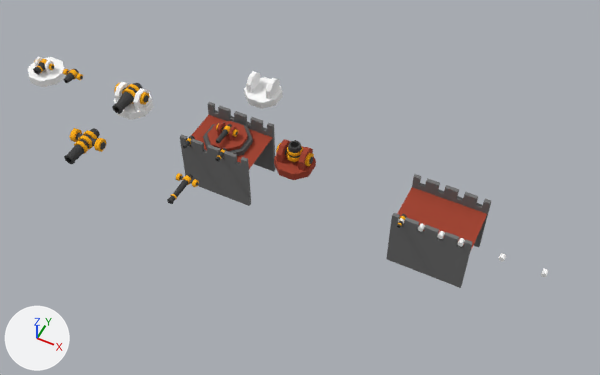
What one commit did to the Blender file Models/Turrets.blend.
Before and after are seen from a camera (50 mm lens) standing at (8.78, -13.26, 15.79) and looking at (2.38, -0.47, -0.19). The lights are fixed; the arrows at lower left show +X, +Y and +Z. The picture after the commit comes second.

Names of what the first picture shows: 'HeavyCannon2', 'HeavyCannon3', 'HeavyLafette', 'HeavyLafette.001', 'Lafette_', 'LightLafette', 'LightLafette.001', 'Mortar', 'Wall.001', 'Wall.004', 'WallCannon1', 'WallCannon2' and 8 more.
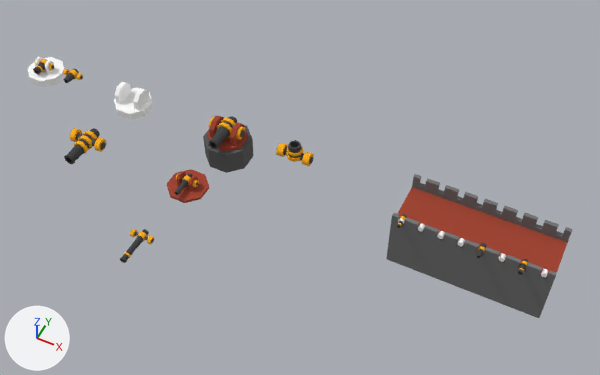
Boxes (x1, y1, x2, y2) around the edits, measured in the pictures (600 x 375 px):
'Wall.004', moved: before (180, 102, 276, 206); after (461, 201, 573, 318)
'LightLafette', moved: before (207, 121, 248, 151); after (167, 169, 209, 203)
'HeavyLafette', reshaped, moved (10% shorter): before (274, 139, 316, 180); after (207, 115, 248, 152)
'HeavyCannon2', moved: before (112, 83, 149, 114); after (209, 116, 245, 150)
'Lafette_', deleted: before (244, 71, 283, 109)
'LongCannon2', moved: before (167, 173, 199, 204); after (120, 229, 154, 263)
'Mortar', moved: (276, 140, 314, 166) in both
'LongCannon1', moved: before (216, 123, 238, 144); after (175, 173, 199, 195)
'WallCannon2', moved: before (215, 148, 227, 162); after (518, 258, 528, 275)
'WallCannon1', moved: before (183, 136, 195, 148); after (477, 243, 487, 258)
part 1 of me_cylinder_015, cut back: before (274, 141, 316, 180); after (207, 117, 248, 152)
'BASE', unchanged, uncovered by the edit: before (203, 120, 253, 156); after (203, 126, 253, 173)

Edits to the bpy script that builds the scene:
```text
Change me_cylinder_015:
    used by ob_heavylafette; parent = ob_base; location = (2.0, 0.0, 0.0)
    verts and faces of me_cylinder_015; kept vertices keep their numbers, new ones are numbered from 40
    before: 0 (-0.207, 0.499, 0.026), 2 (0.207, 0.499, 0.026), 4 (0.499, 0.207, 0.026) at pixel (315, 166), 6 (0.499, -0.207, 0.026) at pixel (308, 176), 8 (0.207, -0.499, 0.026) at pixel (293, 180)
    before: 10 (-0.207, -0.499, 0.026) at pixel (278, 175), 12 (-0.499, -0.207, 0.026) at pixel (274, 163), 14 (-0.499, 0.207, 0.026), 18 (-0.375, 0.277, 0.15), 19 (0.375, 0.277, 0.15)
    before: 20 (-0.243, 0.277, 0.15), 21 (0.243, 0.277, 0.15), 24 (-0.375, -0.277, 0.15), 25 (0.375, -0.277, 0.15) at pixel (303, 173), 32 (0.243, -0.277, 0.15)
    before: 33 (-0.243, -0.277, 0.15)
    remove me_cylinder_015.from_pydata(...)  # 40 vertices, 23 faces; spans x -0.499..0.499, y -0.499..0.499, z 0.026..0.702
    add me_cylinder_015.from_pydata(...)  # 40 vertices, 26 faces; spans x -0.499..0.499, y -0.499..0.499, z 0.159..0.702
    me_cylinder_015 part 1
    add for i in [0, 2, 4, 6, 8, 10, 12, 14]: verts[i] += (0.0, 0.0, 0.133)
    add for i in [*range(18, 22), 24, 25, 32, 33]: verts[i] += (0.0, 0.0, 0.098)
    add faces += [(19, 25, 32, 21), (18, 20, 33, 24), (0, 2, 4, 6, 8, 10, 12, 14)]
Change ob_heavycannon2:
    ob_heavycannon2.location: (-3.0, 0.0, 0.5) -> (0.0, 0.0, 0.5)
Change ob_mortar:
    ob_mortar.location: (2.0, 0.0, 0.425) -> (4.0, 0.0, 0.425)
Change ob_lightlafette:
    ob_lightlafette.location: (0.0, 0.0, 0.0) -> (0.0, -2.0, 0.0)
Remove ob_lafette:
    ob_lafette = bpy.data.objects.new('Lafette_', me_cylinder_006)
    ob_lafette.parent = ob_base
    ob_lafette.location = (0.0, 2.0, 0.0)
Change ob_heavylafette:
    ob_heavylafette.location: (2.0, 0.0, 0.0) -> (0.0, 0.0, 0.0)
Change ob_wall_004:
    ob_wall_004.location: (0.0, 0.0, -1.35) -> (8.0, 0.0, -1.35)
Change ob_wallcannon1:
    ob_wallcannon1.location: (-0.75, -0.71, 0.3) -> (7.25, -0.71, 0.3)
Change ob_wallcannon2:
    ob_wallcannon2.location: (0.25, -0.71, 0.3) -> (8.25, -0.71, 0.3)
```
